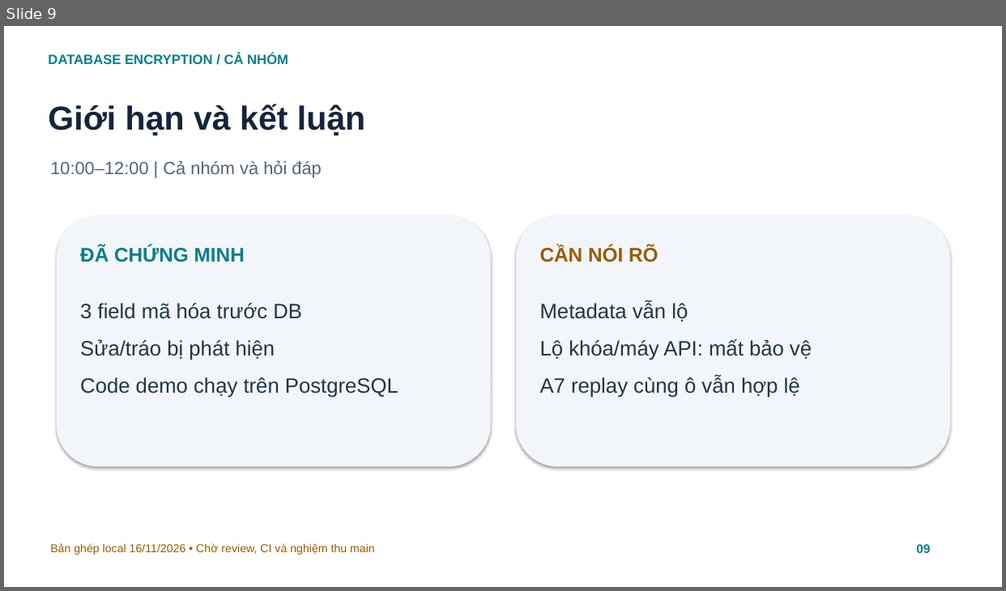
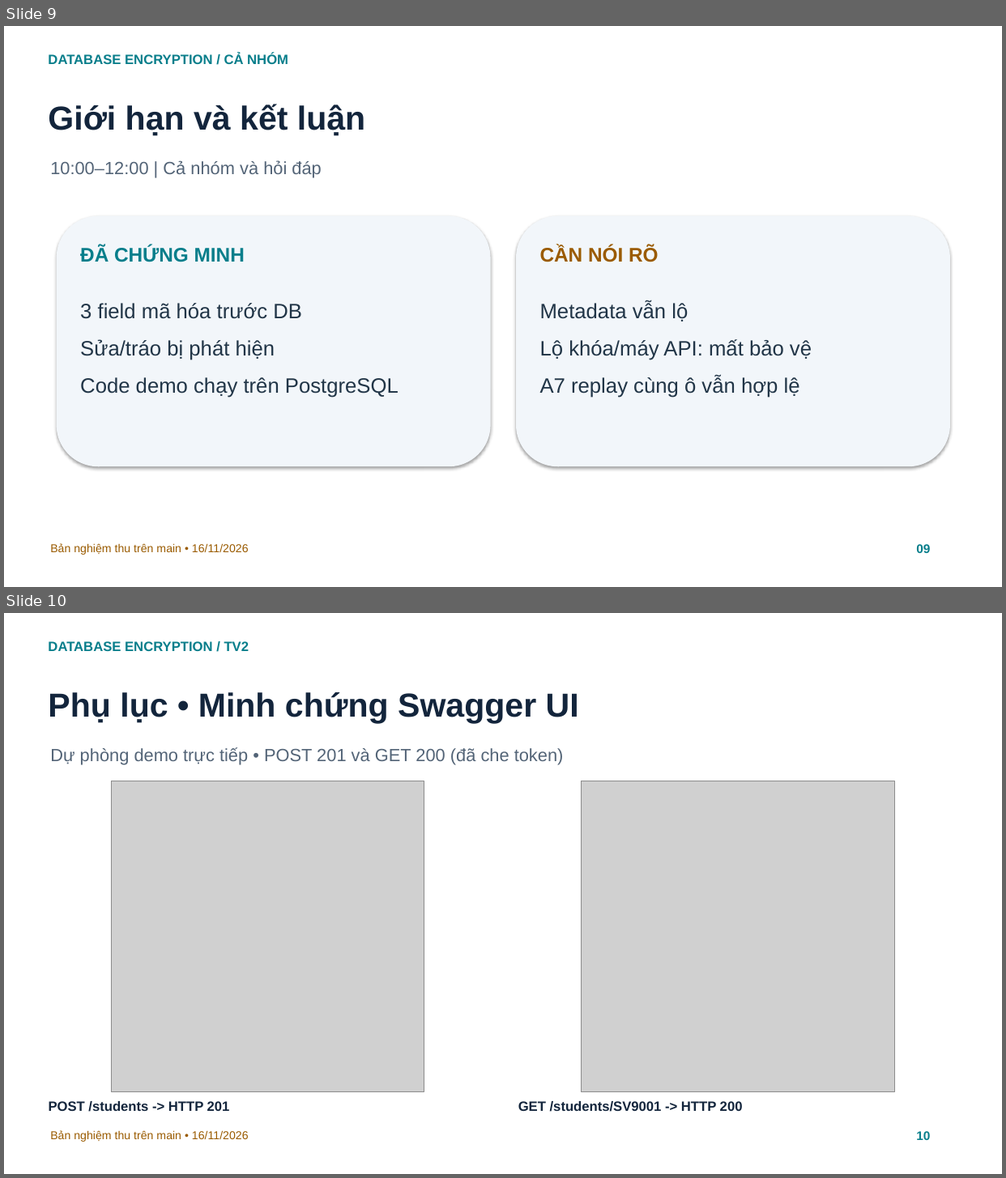
Before and after one commit to world-ender1/database-encryption-lab, a slide deck: docs/SLIDE_TONG_HOP.pptx. Shown one above the other, each under a label of ours: slide 9 before the commit, slides 9 and 10 after it. The pictures are 1006x591 and 1006x1178 pixels, drawn with LibreOffice and Linux fonts; fonts in the diff are those of the drawing; grey boxes stand for pictures. Boxes give left, top, right and bottom in pixels: in the first picture for what was removed or moved away, otherwise in the second. Text is boxed around its words. In the diff, an @@ line names an element or a change of style, - is before the commit and + after.

Commit message:
docs(final): embed verified screenshots into group report and slides

```diff
--- a/docs/SLIDE_TONG_HOP.pptx
+++ b/docs/SLIDE_TONG_HOP.pptx
@@ slide 10 added at (4, 613, 1002, 1174), background #FFFFFF @@
@@ text added at (48, 641, 249, 651), 13 pt, text #087E8B, bold @@
+DATABASE ENCRYPTION / TV2
@@ text added at (48, 692, 579, 724), 32 pt, text #13253C, bold @@
+Phụ lục • Minh chứng Swagger UI
@@ text added at (50, 747, 564, 765), 17 pt, text #536477 @@
+Dự phòng demo trực tiếp • POST 201 và GET 200 (đã che token)
@@ picture added at (111, 781, 424, 1093) @@
@@ picture added at (582, 781, 894, 1093) @@
@@ text added at (49, 1101, 230, 1112), 13 pt, text #13253C, bold @@
+POST /students -> HTTP 201
@@ text added at (518, 1101, 743, 1112), 13 pt, text #13253C, bold @@
+GET /students/SV9001 -> HTTP 200
@@ text added at (50, 1131, 249, 1142), 11 pt, text #9A5B00 @@
+Bản nghiệm thu trên main • 16/11/2026
@@ text added at (916, 1131, 930, 1140), 12 pt, text #087E8B, bold @@
+10
@@ slide 9 changed as well @@
@@ text at (50, 544, 249, 555): text changed @@
-Bản ghép local 16/11/2026 • Chờ review, CI và nghiệm thu main
+Bản nghiệm thu trên main • 16/11/2026
```
Also in this commit, not shown: 8 other slides changed, 2 other slides added, 13 other files.
